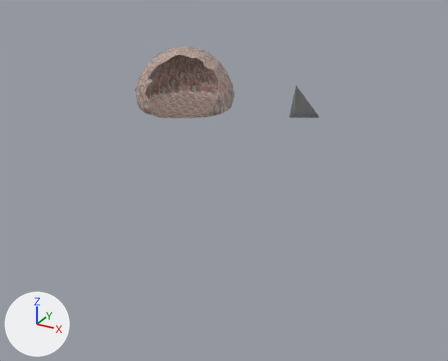
The Blender file data/levels/cages/cages.blend: old version first, new version second.
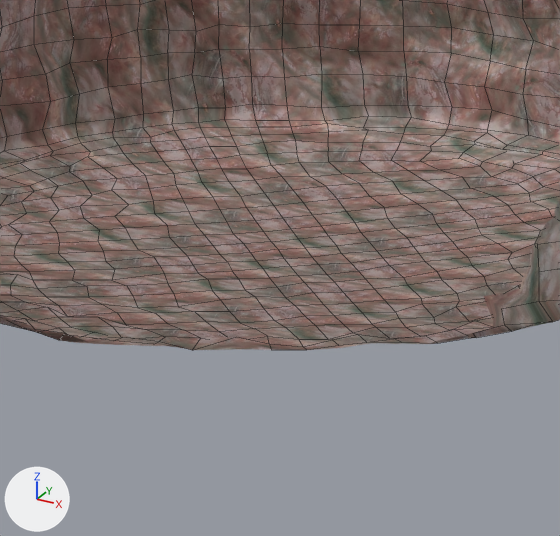
Old and new are each drawn whole from a 50 mm lens placed at (169.5, -283.7, 150.8), pointed at (2.0, 20.8, -1.4) and again close up on the part from 34% to 48% of the width and 22% to 39% of the height. The lights are fixed; the arrows at lower left show +X, +Y and +Z. The close-ups show mesh edges as thin lines. Everything nearer to the camera than a plane just in front of the edit is cut away.

Script lines for the objects in view, before the commit:
```python
me_meshlair = bpy.data.meshes.new('MeshLair')
me_meshlair.from_pydata(...)  # 1521 vertices, 1536 faces; spans x -40.8..40.6, y -41.6..40.4, z -42.7..7.9
me_meshlair.polygons.foreach_set('use_smooth', [True] * 1536)
me_meshlair.materials.append(mat_flesh049_jpg_001)  # picture img_flesh049_jpg_001
me_waypoint0 = bpy.data.meshes.new('Waypoint0')
me_waypoint0.from_pydata(...)  # a box spanning x -1.0..1.0, y -1.0..1.0, z -1.0..1.0
ob_lair = bpy.data.objects.new('Lair', me_meshlair)
ob_lair.location = (-100.3, 139.88, 40.19)
ob_waypoint0 = bpy.data.objects.new('Waypoint0', me_waypoint0)
ob_waypoint0.location = (69.04, 131.5, 0.79)
ob_waypoint0.hide_set(True)  # wire or fog, not drawn
```
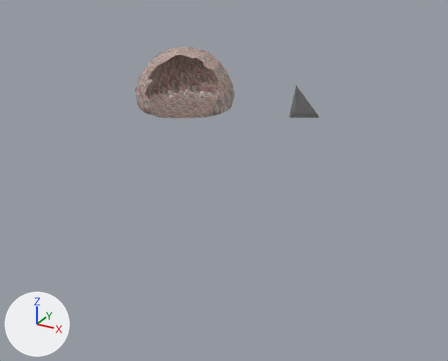
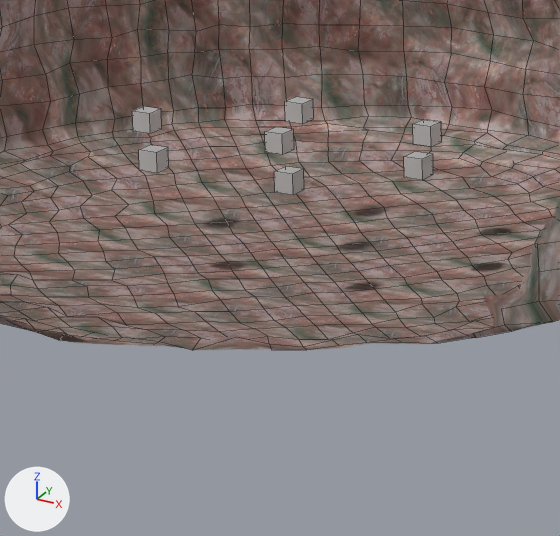
Where the change shows, as pixel boxes (x1, y1, x2, y2) in the close-ups (560 x 536 px):
'ObjSpider.005', added
    after: (274, 166, 304, 195)
'ObjSpider', added
    after: (139, 145, 169, 173)
'ObjSpider.004', added
    after: (404, 152, 433, 180)
'ObjSpiderQueen', added
    after: (265, 127, 294, 155)
'ObjSpider.003', added
    after: (413, 119, 442, 147)
'ObjSpider.001', added
    after: (132, 106, 162, 134)
'ObjSpider.002', added
    after: (285, 97, 314, 124)

Patch to the scene script:
```diff
--- a/data/levels/cages/cages.blend.py
+++ b/data/levels/cages/cages.blend.py
@@ ob_objspiderqueen @@
+ob_objspiderqueen = bpy.data.objects.new('ObjSpiderQueen', me_waypoint0.copy())  # the mesh of ob_waypoint0
+ob_objspiderqueen.location = (-100.92, 140.56, 8.96)
@@ ob_objspider @@
+ob_objspider = bpy.data.objects.new('ObjSpider', me_waypoint0.copy())  # the mesh of ob_waypoint0
+ob_objspider.location = (-107.92, 129.56, 8.96)
@@ ob_objspider_001 @@
+ob_objspider_001 = bpy.data.objects.new('ObjSpider.001', me_waypoint0.copy())  # the mesh of ob_waypoint0
+ob_objspider_001.location = (-115.92, 140.56, 8.96)
@@ ob_objspider_002 @@
+ob_objspider_002 = bpy.data.objects.new('ObjSpider.002', me_waypoint0.copy())  # the mesh of ob_waypoint0
+ob_objspider_002.location = (-104.92, 150.56, 8.96)
@@ ob_objspider_003 @@
+ob_objspider_003 = bpy.data.objects.new('ObjSpider.003', me_waypoint0.copy())  # the mesh of ob_waypoint0
+ob_objspider_003.location = (-89.92, 149.56, 8.96)
@@ ob_objspider_004 @@
+ob_objspider_004 = bpy.data.objects.new('ObjSpider.004', me_waypoint0.copy())  # the mesh of ob_waypoint0
+ob_objspider_004.location = (-84.92, 139.56, 8.96)
@@ ob_objspider_005 @@
+ob_objspider_005 = bpy.data.objects.new('ObjSpider.005', me_waypoint0.copy())  # the mesh of ob_waypoint0
+ob_objspider_005.location = (-92.92, 129.56, 8.96)
```
